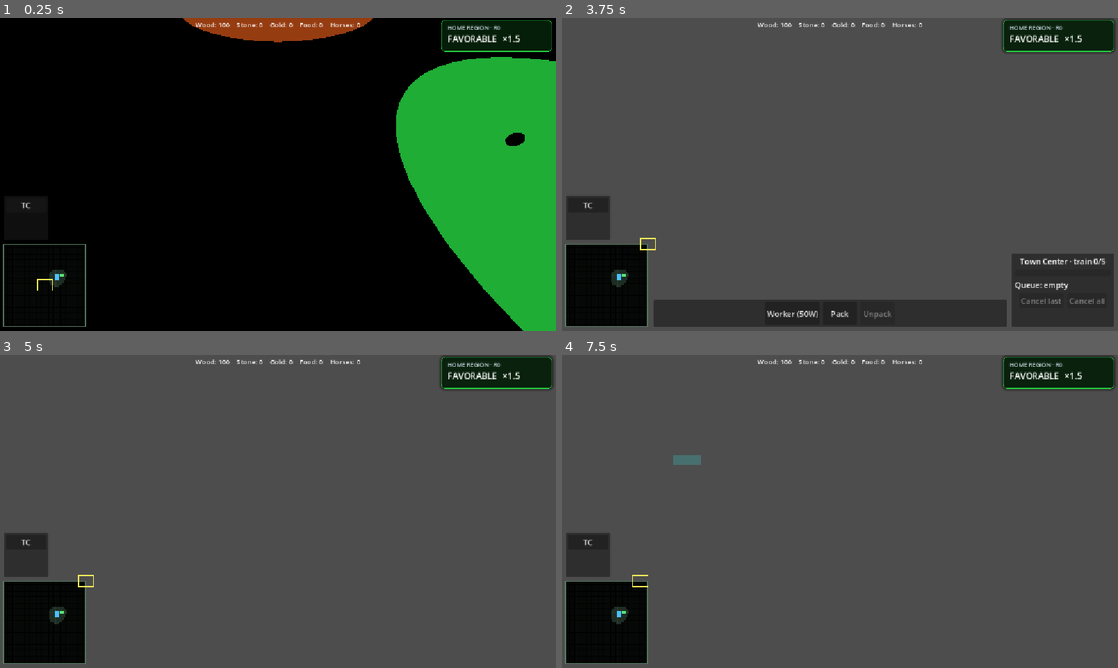
Above: before the commit, frames 1-4 (two rows, left to right).
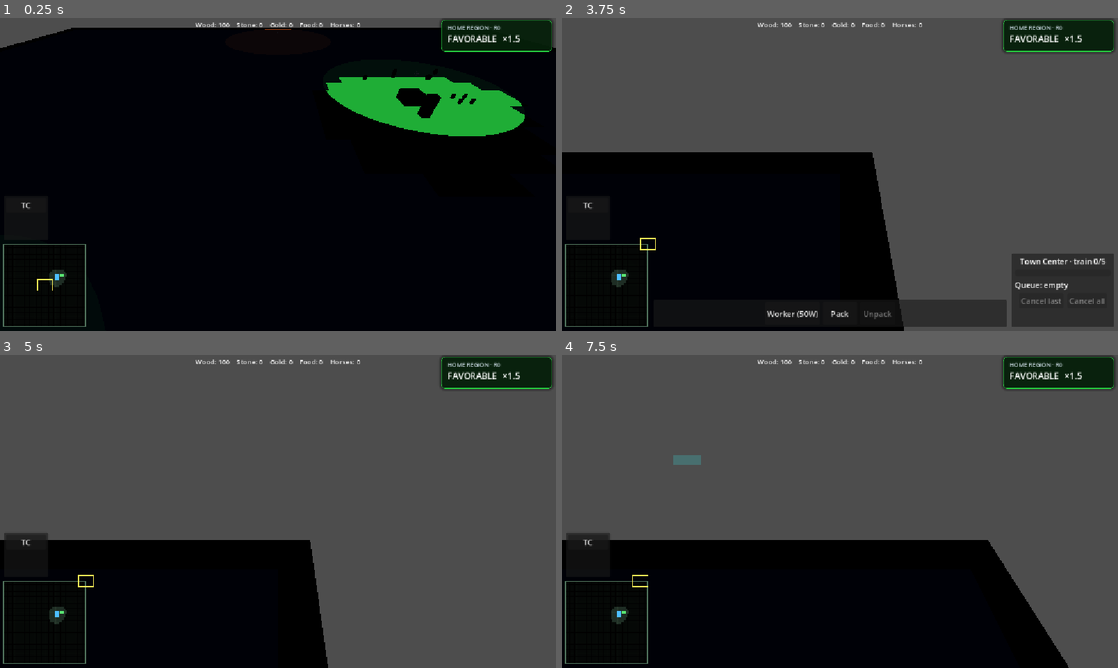
Above: after the commit, the same moments.

Repository: Ferrum-t/RTS-Game
Game: Godot game, scene res://Scenes/World/World.tscn
Two runs of this game, one before a commit and one after it. Both use one fixed random seed, a clock stepped at 60 frames per second and the inputs below.
Inputs (mouse positions are in pixels of both pictures, inside the frame that each line leads up to):
- Up to frame 1 (0.25 s): no input
- Up to frame 2 (3.75 s): click "TC" at 0.5 s; click "Worker (50W)" at 1.25 s; click "Pack" at 2 s; click "Cancel last" at 2.75 s; drag from (606, 284) to (895, 105) at 3.52 s
- Up to frame 3 (5 s): drag from (166, 527) to (250, 574) at 4.27 s
- Up to frame 4 (7.5 s): move the mouse to (895, 442) at 5.02 s; hold D (move_right) 5.03-5.75 s; tap P at 5.1 s; tap Enter at 5.75 s; drag from (812, 574) to (673, 464) at 5.77 s; move the mouse to (1006, 558) at 6.52 s; hold Left (move_left) 6.53-7.25 s; tap U at 6.6 s; drag from (673, 464) to (756, 433) at 7.27 s

The runs differ from the first frame. In frame 1, 21% of the frame differs, in the area x 0-100%, y 0-100%; in frame 2, 28%; in frame 3, 19%; in frame 4, 30%, in the area x 0-92%, y 59-100%.

Commit message:
M20.2: add FogOverlay node to World.tscn

Diff:
--- a/Scenes/World/World.tscn
+++ b/Scenes/World/World.tscn
@@ -12,6 +12,7 @@
 [ext_resource type="PackedScene" uid="uid://brdb78ja5f3oi" path="res://Scenes/Resorces/Stone.tscn" id="11_stone"]
 [ext_resource type="PackedScene" uid="uid://chorseherd001" path="res://Scenes/Resorces/HorseHerd.tscn" id="12_horse"]
 [ext_resource type="PackedScene" uid="uid://ctoqn17qfadcq" path="res://Scenes/UI/ui.tscn" id="15_0phyg"]
+[ext_resource type="Script" path="res://Scripts/Systems/FogOverlay.gd" id="20_fog"]
 
 [sub_resource type="PlaneMesh" id="PlaneMesh_f2orf"]
 size = Vector2(200, 200)
@@ -53,14 +54,12 @@
 [node name="CameraPivot" type="Node3D" parent="CameraRig" unique_id=2129709358]
 
 [node name="CameraTilt" type="Node3D" parent="CameraRig/CameraPivot" unique_id=353692807]
-transform = Transform3D(1, 0, 0, 0, 0.57357645, 0.81915206, 0, -0.81915206, 0.57357645, 0, 0, 0)
+transform = Transform3D(1, 0, 0, 0, 0.707107, 0.707107, 0, -0.707107, 0.707107, 0, 0, 0)
 
 [node name="Camera3D" type="Camera3D" parent="CameraRig/CameraPivot/CameraTilt" unique_id=1781013988]
-transform = Transform3D(1, 0, 0, 0, 1, 0, 0, 0, 1, 0, 25, 0)
-current = true
+transform = Transform3D(1, 0, 0, 0, 1, 0, 0, 0, 1, 0, 0, 28)
 
 [node name="Ground2" type="StaticBody3D" parent="." unique_id=1030255354]
-collision_mask = 0
 
 [node name="MeshInstance3D" type="MeshInstance3D" parent="Ground2" unique_id=1639269703]
 mesh = SubResource("PlaneMesh_f2orf")
@@ -71,6 +70,9 @@
 
 [node name="NavigationRegion3D" type="NavigationRegion3D" parent="." unique_id=159477144]
 navigation_mesh = SubResource("NavigationMesh_map")
+
+[node name="FogOverlay" type="MeshInstance3D" parent="."]
+script = ExtResource("20_fog")
 
 [node name="Units" type="Node3D" parent="." unique_id=1468272970]
 
